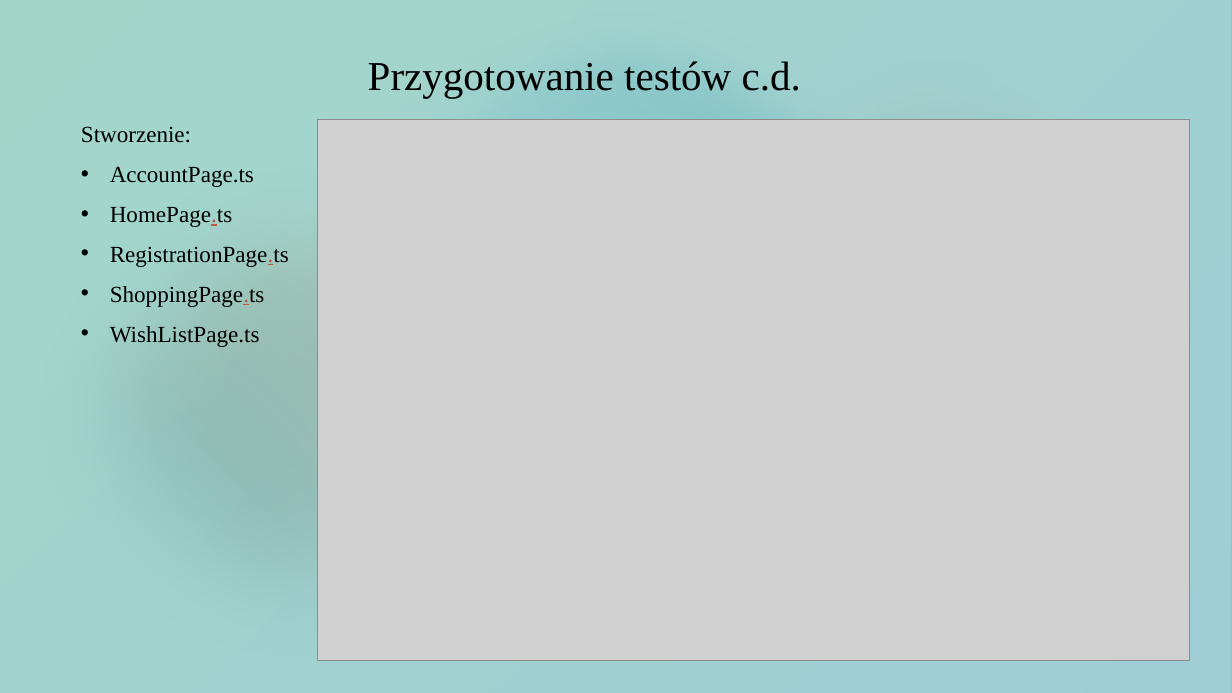
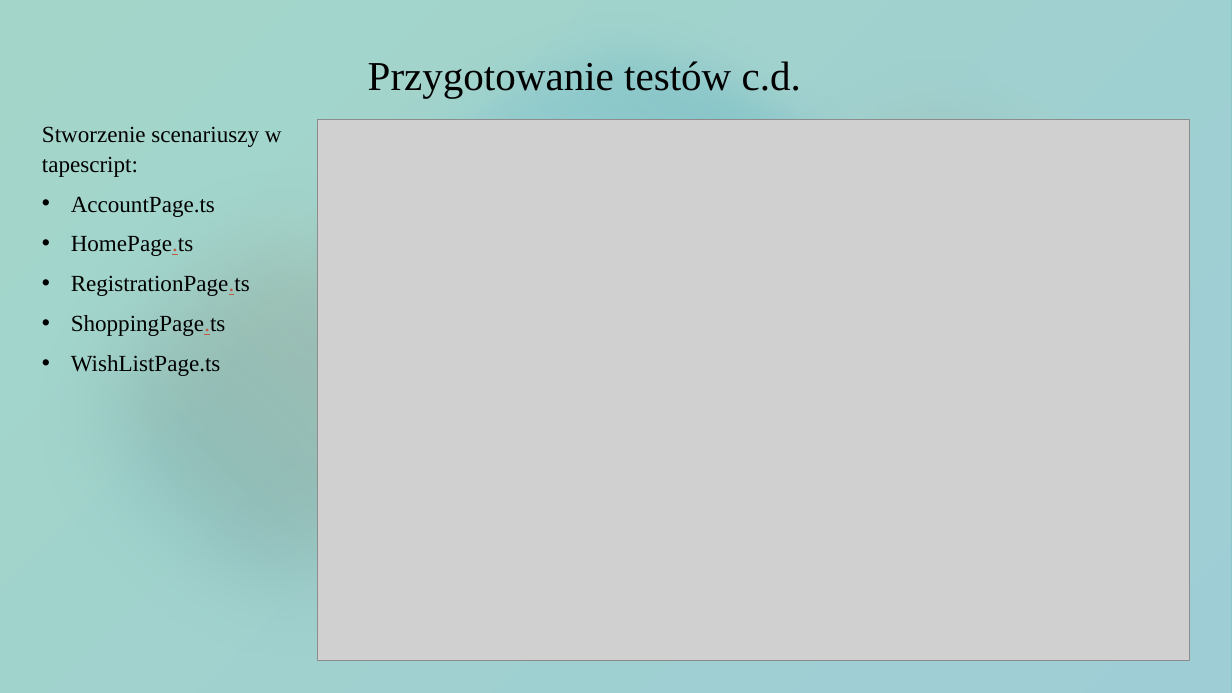
Before and after one commit to brainxl/Team-project---projekt-zespo-owy, a slide deck: slide 10 of Documentation/Testy automatyczne aplikacji internetowej - Projekt zespołowy - Finalna prezentacja.pptx. Drawn at 1232x693 pixels with LibreOffice and Linux fonts; fonts in the diff are those of the drawing; grey boxes stand for pictures. Boxes give left, top, right and bottom in pixels: in the first picture for what was removed or moved away, otherwise in the second. Text is boxed around its words. In the diff, an @@ line names an element or a change of style, - is before the commit and + after.

Commit message:
4
finalna poprawka

```diff
--- a/Documentation/Testy automatyczne aplikacji internetowej - Projekt zespołowy - Finalna prezentacja.pptx
+++ b/Documentation/Testy automatyczne aplikacji internetowej - Projekt zespołowy - Finalna prezentacja.pptx
@@ text "Stworzenie scenariuszy w tapescript:": place and size @@
-text "Stworzenie scenariuszy w tapescript:" at box(81, 126, 289, 347)
+text "Stworzenie scenariuszy w tapescript:" at box(42, 126, 282, 376)
@@ text at box(42, 126, 282, 177): text changed @@
-Stworzenie:
+Stworzenie scenariuszy w tapescript:
```
